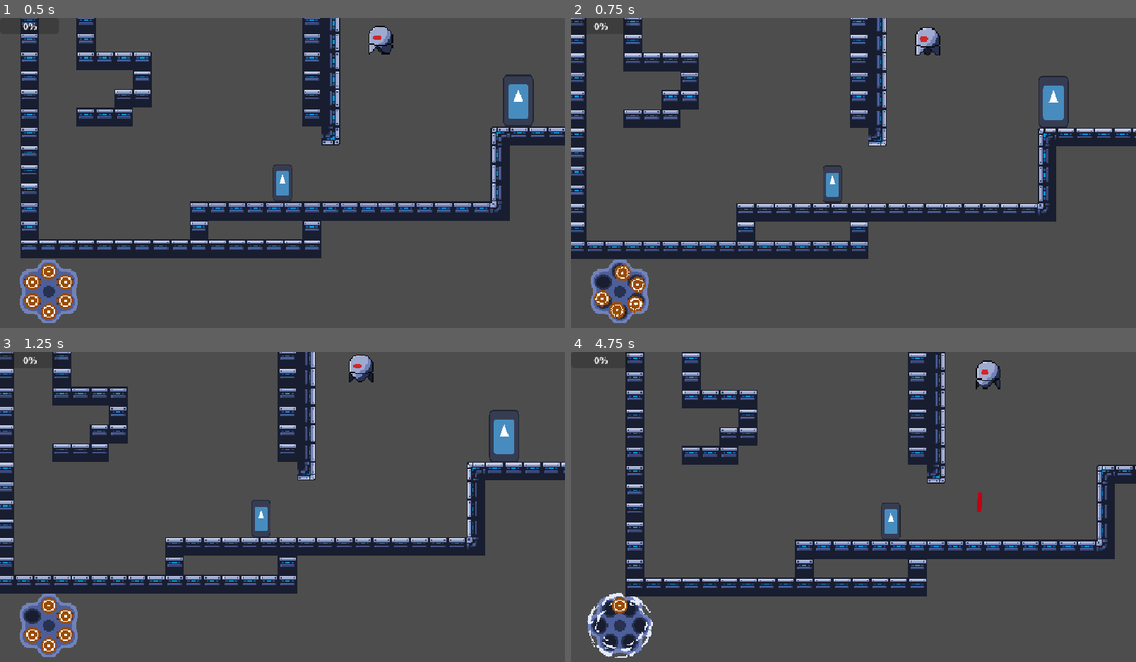
Above: before the commit, frames 1-4 (two rows, left to right).
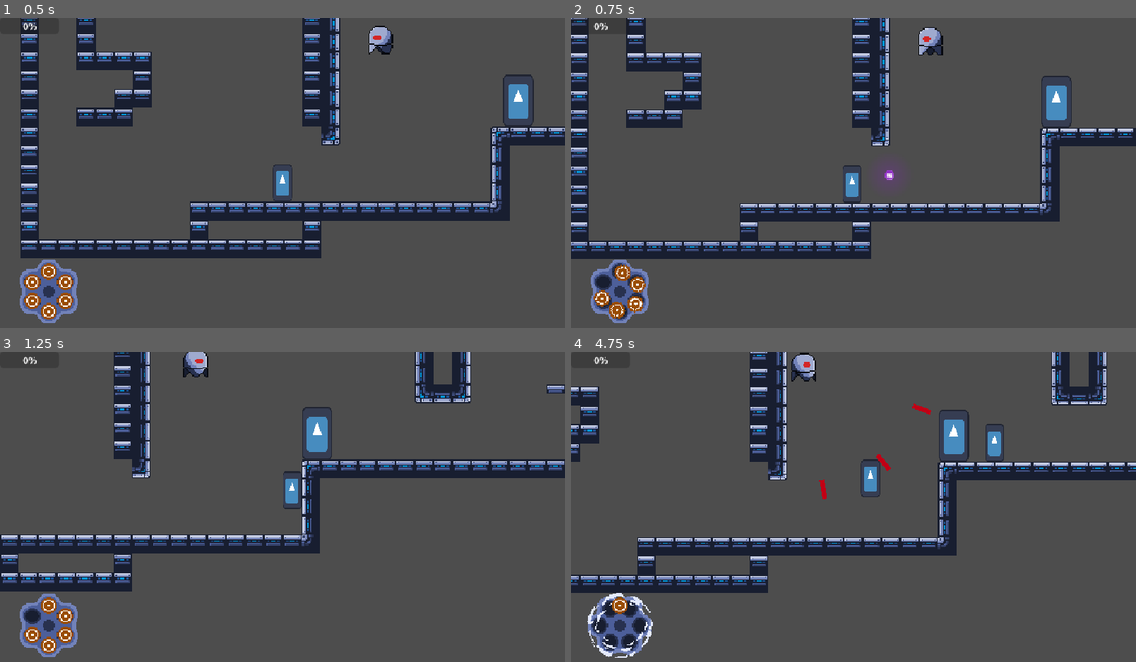
Above: after the commit, the same moments.

Repository: ygda-org/revolver
Game: Godot game, scene res://main/main.tscn
The game is run twice, just before and just after one commit, with the same random seed, the same clock (stepped at 60 frames per second) and the same inputs. The engine's default icon, where the game draws it, is replaced by a stand-in: a white triangle on a blue panel in a dark square.
Inputs (mouse positions are in pixels of both pictures, inside the frame that each line leads up to):
- Up to frame 1 (0.5 s): no input
- Up to frame 2 (0.75 s): tap Enter (ui_accept) at 0.5 s; move the mouse to (977, 160) at 0.52 s; hold D (right) from 0.53 s (still down); click (977, 160) at 0.6 s
- Up to frame 3 (1.25 s): keep holding D (right); tap Space (jump) at 0.77 s
- Up to frame 4 (4.75 s): move the mouse to (740, 525) at 1.27 s; click (740, 525) at 1.35 s; tap Space (jump) at 1.52, 3.02, 3.77, 4.52 s; move the mouse to (910, 441) at 2.02 s; release D (right) at 2.03 s; hold A (left) 2.03-2.78 s; click (910, 441) at 2.1 s; move the mouse to (825, 575) at 2.77 s; hold D (right) 2.78-4.28 s; click (825, 575) at 2.85 s; move the mouse to (1023, 556) at 3.52 s; click (1023, 556) at 3.6 s; tap R (reload) at 4.15 s; move the mouse to (684, 463) at 4.27 s; hold A (left) from 4.28 s (still down); click (684, 463) at 4.35 s

Frame 1 is identical in both runs. In frame 2, 5.3% of the frame differs, in the area x 0-100%, y 0-78%; in frame 3, 23%; in frame 4, 26%, in the area x 0-100%, y 0-79%.

Commit message:
tp shot and colors

Diff:
--- a/globals/game_state.gd
+++ b/globals/game_state.gd
@@ -26,7 +26,7 @@
 	for i in range(barrel_size):
 		active_barrel.append(load("uid://cllwws72eb4kk"))
 		chosen_barrel.append(load("uid://cllwws72eb4kk"))
-	active_barrel[0] = (load("uid://dof6lvg6wev5k"))
+	active_barrel[0] = (load("uid://p34nwy6rkbrv"))
 	chosen_barrel[0] = (load("uid://croa2j6asmrij"))
 
 ## cycle bullet by dir, then mod by barrel size
--- a/player/bullet/base_bullet_resource.gd
+++ b/player/bullet/base_bullet_resource.gd
@@ -11,6 +11,7 @@
 @export var called_in_process: bool = false
 @export var life_duration: float = 10.0
 @export var shake_trauma: float = 0.5
+@export var can_call_on_walls: bool = false
 
 @export_category("Colors")
 @export var outline_color: Color = Color(0.6, 0.3, 0.0, 1.0)
@@ -26,5 +27,6 @@
 	SHOTGUN,
 	PARRY,
 	SHIFT,
-	SLAM
+	SLAM,
+	TP_SHOT
 }
--- a/player/bullet/bullet.gd
+++ b/player/bullet/bullet.gd
@@ -20,7 +20,8 @@
 	BulletResource.effects.RICOPIERCE: Callable(ricopierce_setup),
 	BulletResource.effects.SHOTGUN: Callable(shotgun_setup),
 	BulletResource.effects.SHIFT: Callable(shift),
-	BulletResource.effects.SLAM: Callable(slam)
+	BulletResource.effects.SLAM: Callable(slam),
+	BulletResource.effects.TP_SHOT: Callable(tp_shot)
 }
 
 var thing_i_hit: EnemyComponent
@@ -53,6 +54,8 @@
 	pierces -= 1
 	var enemy_component: EnemyComponent = body.find_child("EnemyComponent")
 	if not enemy_component:
+		if resource.can_call_on_walls and not resource.effect_on_shot and resource.effect in effect_methods:
+			effect_methods[resource.effect].call()
 		if pierces <= 0:
 			call_deferred("queue_free")
 			return
@@ -125,3 +128,6 @@
 func slam():
 	player.slam()
 	queue_free()
+
+func tp_shot():
+	player.global_position = global_position
--- a/player/bullet/bullet_resources/empty.tres
+++ b/player/bullet/bullet_resources/empty.tres
@@ -6,4 +6,5 @@
 script = ExtResource("1_jdyli")
 speed = 0.0
 effect = 7
+outline_color = Color(0.7088167, 0.08880582, 0.33167523, 1)
 metadata/_custom_type_script = "uid://cmear8uu7c65f"
--- a/player/bullet/bullet_resources/fire.tres
+++ b/player/bullet/bullet_resources/fire.tres
@@ -7,4 +7,5 @@
 speed = 200.0
 effect = 3
 effect_strength = 4.0
+outline_color = Color(0.65319884, 0.14642501, 0, 1)
 metadata/_custom_type_script = "uid://cmear8uu7c65f"
--- a/player/bullet/bullet_resources/freeze.tres
+++ b/player/bullet/bullet_resources/freeze.tres
@@ -8,4 +8,5 @@
 speed = 200.0
 effect = 1
 effect_strength = 1.0
+outline_color = Color(0.20695207, 0.42152634, 0.53370726, 1)
 metadata/_custom_type_script = "uid://cmear8uu7c65f"
--- a/player/bullet/bullet_resources/ricopierce.tres
+++ b/player/bullet/bullet_resources/ricopierce.tres
@@ -7,4 +7,5 @@
 effect = 5
 effect_strength = 3.0
 effect_on_shot = true
+outline_color = Color(9.866804e-07, 0.47770786, 0.17408678, 1)
 metadata/_custom_type_script = "uid://cmear8uu7c65f"
--- a/player/bullet/bullet_resources/shift.tres
+++ b/player/bullet/bullet_resources/shift.tres
@@ -8,4 +8,5 @@
 effect = 8
 effect_strength = 100.0
 effect_on_shot = true
+outline_color = Color(0.67655545, 6.179988e-05, 0.5484194, 1)
 metadata/_custom_type_script = "uid://cmear8uu7c65f"
--- a/player/bullet/bullet_resources/shotgun.tres
+++ b/player/bullet/bullet_resources/shotgun.tres
@@ -10,4 +10,5 @@
 effect_on_shot = true
 life_duration = 0.2
 shake_trauma = 0.9
+outline_color = Color(0.5757729, 0.2992125, 0.31673178, 1)
 metadata/_custom_type_script = "uid://cmear8uu7c65f"
--- a/player/bullet/bullet_resources/slam.tres
+++ b/player/bullet/bullet_resources/slam.tres
@@ -7,4 +7,5 @@
 damage = 15
 effect = 9
 effect_on_shot = true
+outline_color = Color(4.933402e-07, 0.31377062, 0.16767508, 1)
 metadata/_custom_type_script = "uid://cmear8uu7c65f"
--- a/player/bullet/bullet_resources/small_recoil.tres
+++ b/player/bullet/bullet_resources/small_recoil.tres
@@ -6,4 +6,5 @@
 script = ExtResource("1_mprcq")
 speed = 250.0
 recoil = 150.0
+outline_color = Color(0.39886096, 0.3650907, 0.5365969, 1)
 metadata/_custom_type_script = "uid://cmear8uu7c65f"
--- /dev/null
+++ b/player/bullet/bullet_resources/tp_shot.tres
@@ -0,0 +1,11 @@
+[gd_resource type="Resource" script_class="BulletResource" format=3 uid="uid://p34nwy6rkbrv"]
+
+[ext_resource type="Script" uid="uid://cmear8uu7c65f" path="res://player/bullet/base_bullet_resource.gd" id="1_yhrwk"]
+
+[resource]
+script = ExtResource("1_yhrwk")
+damage = 2
+effect = 10
+can_call_on_walls = true
+outline_color = Color(0.5448244, 0.14352274, 0.76347786, 1)
+metadata/_custom_type_script = "uid://cmear8uu7c65f"
